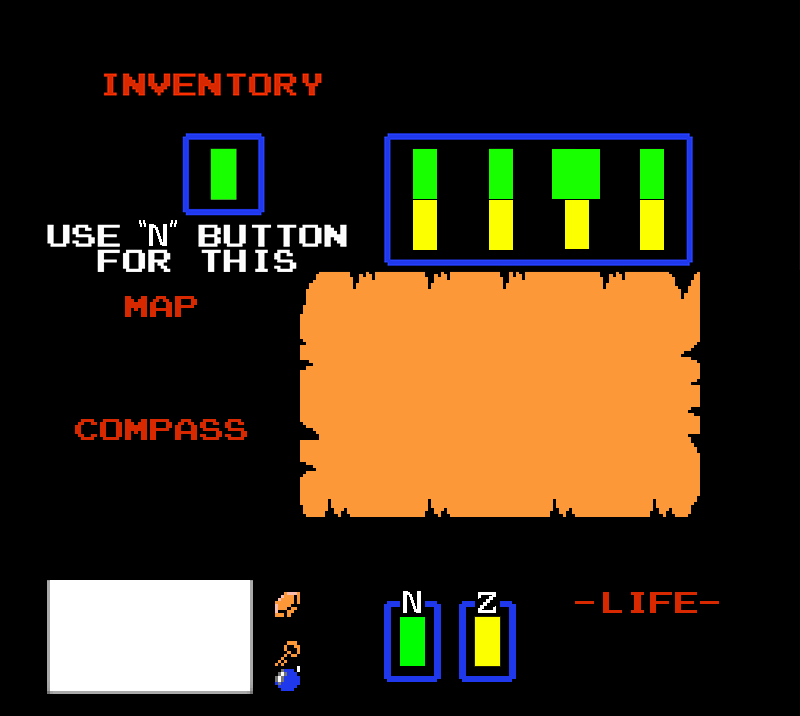
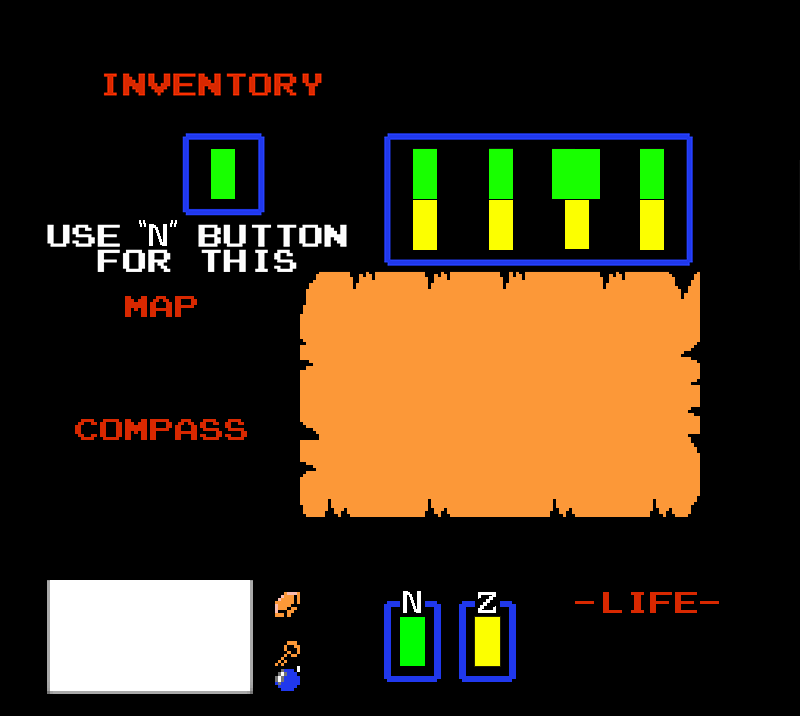
Before/after of a w=800, h=716 layered artwork. What changed in the layer stack:
painted on "inventory" over bbox(210, 148, 237, 200)
